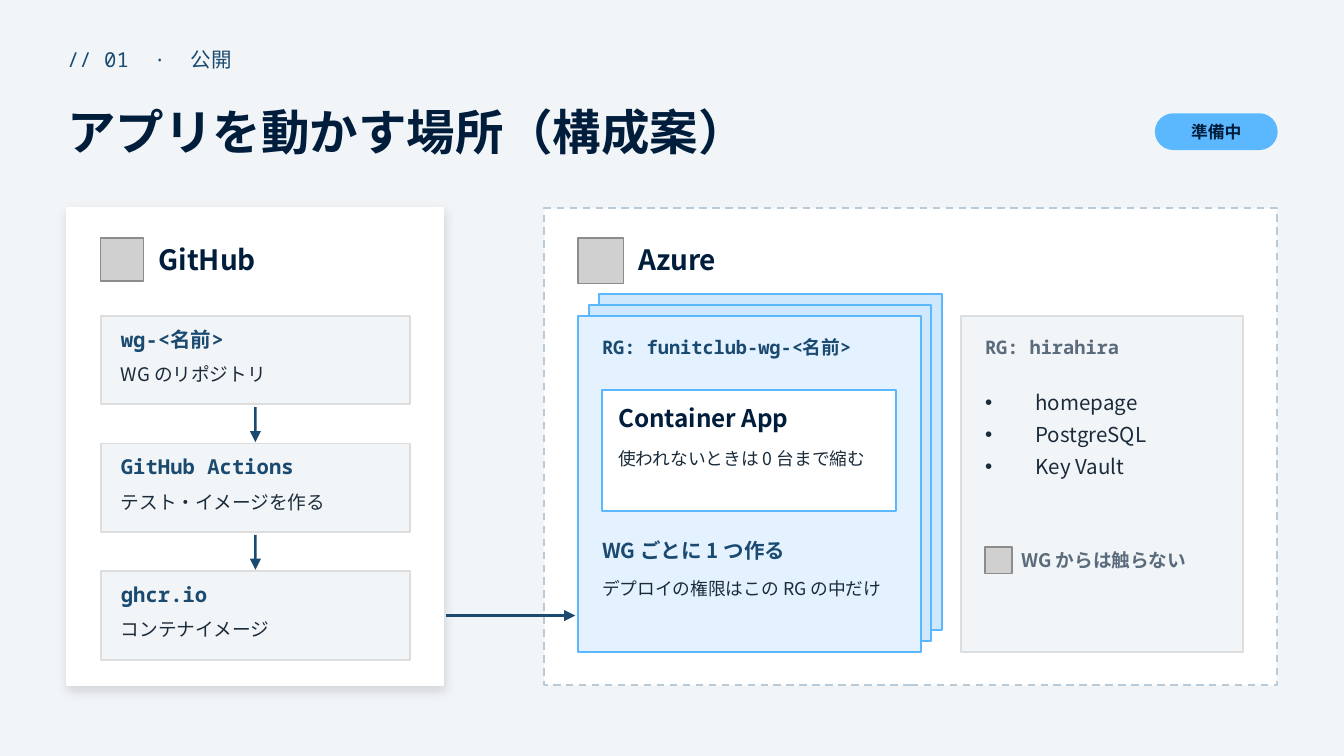
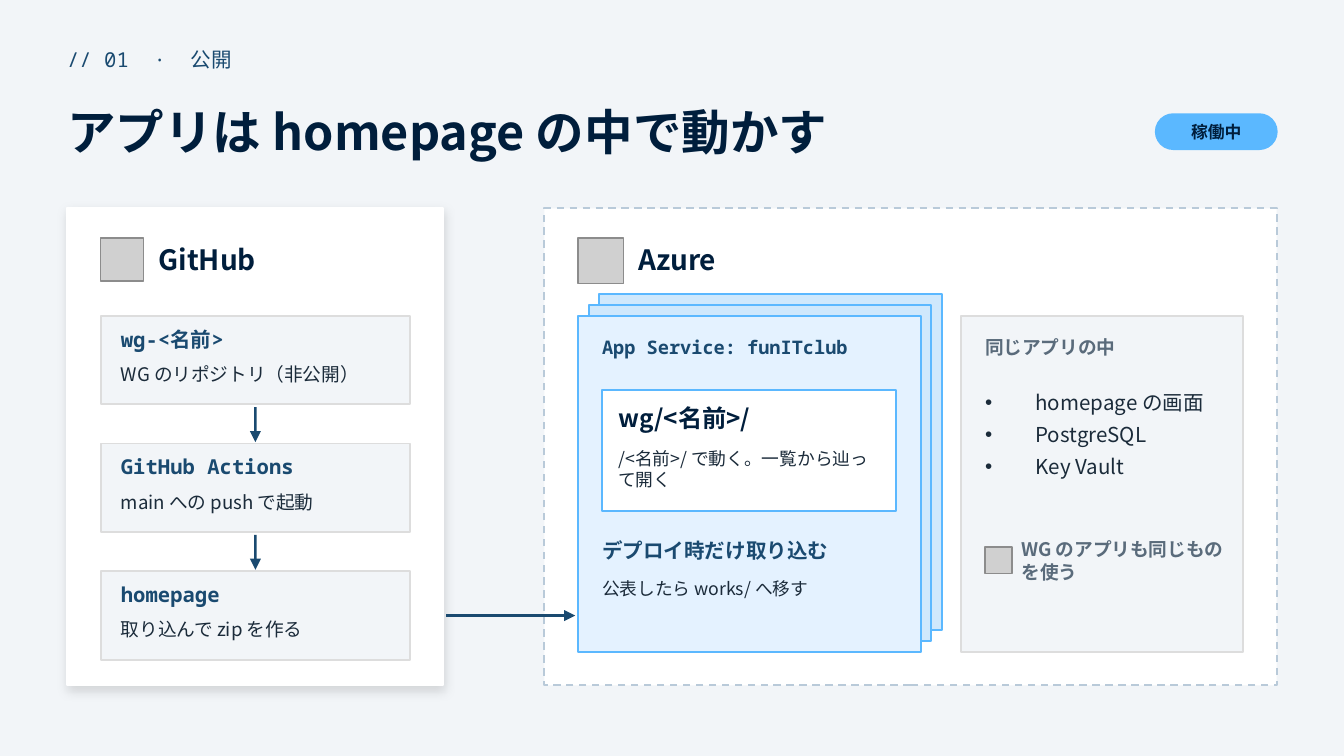
Before and after one commit to funITclub/homepage, a slide deck: slide 10 of static/guide/01_リポジトリの作り方と運用.pptx. Drawn at 1344x756 pixels with LibreOffice and Linux fonts; fonts in the diff are those of the drawing; grey boxes stand for pictures. Boxes give left, top, right and bottom in pixels: in the first picture for what was removed or moved away, otherwise in the second. Text is boxed around its words. In the diff, an @@ line names an element or a change of style, - is before the commit and + after.

```diff
--- a/static/guide/01_リポジトリの作り方と運用.pptx
+++ b/static/guide/01_リポジトリの作り方と運用.pptx
@@ text at <box>67,108,827,162</box>: text changed @@
-アプリを動かす場所（構成案）
+アプリは homepage の中で動かす
@@ text at <box>1191,124,1241,140</box>: text changed @@
-準備中
+稼働中
@@ text at <box>602,339,848,359</box>: text changed @@
-RG: funitclub-wg-<名前>
+App Service: funITclub
@@ text at <box>985,338,1115,356</box>: text changed @@
-RG: hirahira
+同じアプリの中
@@ text at <box>121,365,359,383</box>: text changed @@
-WG のリポジトリ
+WG のリポジトリ（非公開）
@@ text at <box>618,406,750,433</box>: text changed @@
-Container App
+wg/<名前>/
@@ text at <box>1036,393,1204,415</box>: text changed @@
-• homepage
+• homepage の画面
@@ text at <box>618,450,868,488</box>: text changed @@
-使われないときは 0 台まで縮む
+/<名前>/ で動く。一覧から辿って開く
@@ text at <box>121,493,314,514</box>: text changed @@
-テスト・イメージを作る
+main への push で起動
@@ text at <box>602,540,828,560</box>: text changed @@
-WG ごとに 1 つ作る
+デプロイ時だけ取り込む
@@ text at <box>1021,540,1223,581</box>: text changed @@
-WG からは触らない
+WG のアプリも同じものを使う
@@ text at <box>121,586,220,607</box>: text changed @@
-ghcr.io
+homepage
@@ text at <box>602,580,808,598</box>: text changed @@
-デプロイの権限はこの RG の中だけ
+公表したら works/ へ移す
@@ text at <box>121,620,303,641</box>: text changed @@
-コンテナイメージ
+取り込んで zip を作る
```
Also in this commit, not shown: 1 other slide changed, 4 other files.
